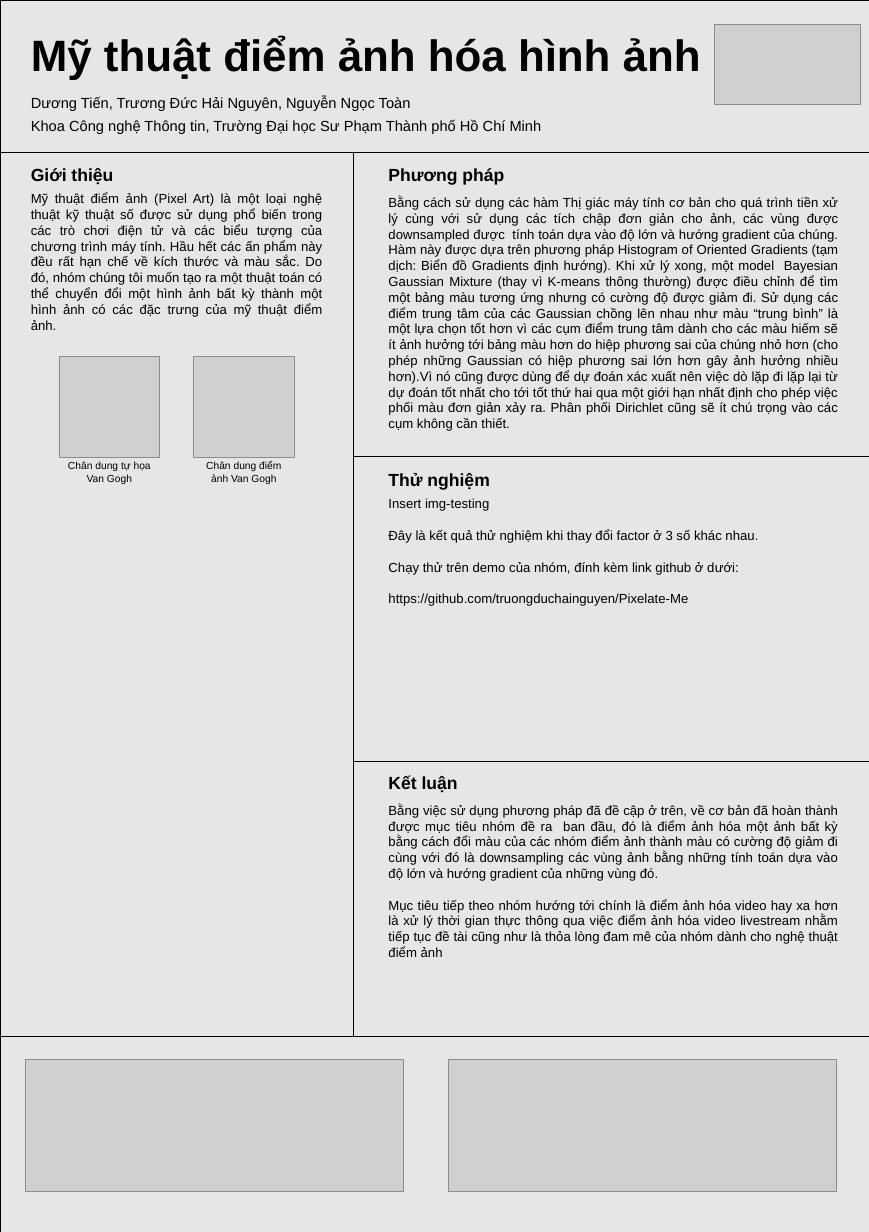
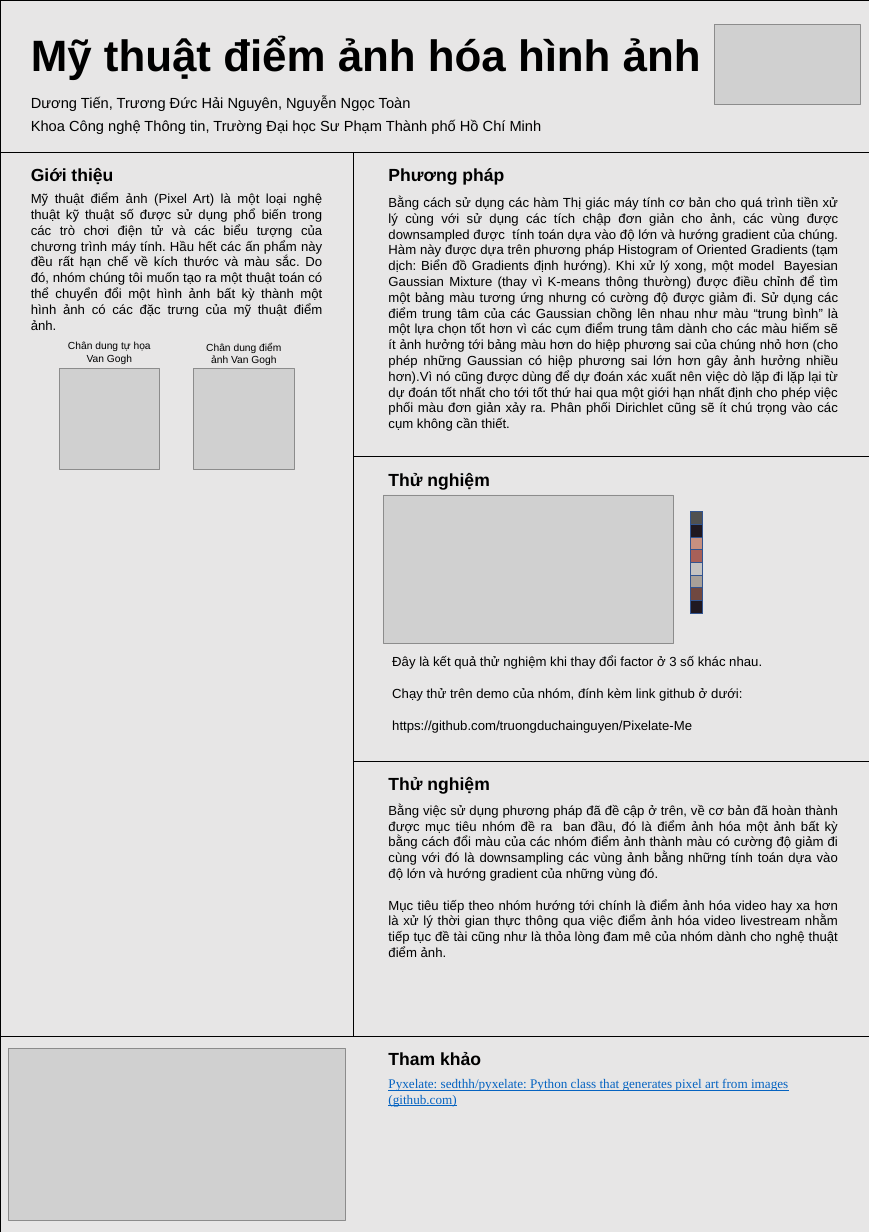
Before and after one commit to truongduchainguyen/Pixelate-Me, a slide deck: slide 1 of papers/Poster.pptx. Drawn at 869x1232 pixels with LibreOffice and Linux fonts; fonts in the diff are those of the drawing; grey boxes stand for pictures. Boxes give left, top, right and bottom in pixels: in the first picture for what was removed or moved away, otherwise in the second. Text is boxed around its words. In the diff, an @@ line names an element or a change of style, - is before the commit and + after.

Commit message:
update poster

```diff
--- a/papers/Poster.pptx
+++ b/papers/Poster.pptx
@@ text "Chân dung tự họa" moved from (x1=68, y1=462, x2=151, y2=484) to (x1=68, y1=341, x2=151, y2=364) @@
@@ text "Chân dung điểm ảnh Van ..." moved from (x1=206, y1=462, x2=281, y2=484) to (x1=206, y1=343, x2=281, y2=365) @@
@@ picture moved from (x1=59, y1=357, x2=160, y2=457) to (x1=59, y1=369, x2=160, y2=469) @@
@@ picture moved from (x1=194, y1=357, x2=294, y2=457) to (x1=194, y1=369, x2=294, y2=469) @@
@@ text "Thử nghiệm" at (x1=388, y1=473, x2=489, y2=490): vertical alignment top to bottom @@
@@ picture added at (x1=383, y1=495, x2=673, y2=644) @@
@@ text at (x1=388, y1=498, x2=489, y2=511): paragraph removed @@
-Insert img-testing
@@ rectangle added at (x1=690, y1=512, x2=703, y2=525), fill #505050, outline #325491 1 pt @@
@@ rectangle added at (x1=690, y1=525, x2=703, y2=537), fill #201820, outline #325491 1 pt @@
@@ rectangle added at (x1=690, y1=537, x2=703, y2=550), fill #C89080, outline #325491 1 pt @@
@@ rectangle added at (x1=690, y1=550, x2=703, y2=562), fill #A86058, outline #325491 1 pt @@
@@ rectangle added at (x1=690, y1=562, x2=703, y2=575), fill #C5C3C1, outline #325491 1 pt @@
@@ rectangle added at (x1=690, y1=575, x2=703, y2=588), fill #A8A098, outline #325491 1 pt @@
@@ rectangle added at (x1=690, y1=588, x2=703, y2=600), fill #704840, outline #325491 1 pt @@
@@ rectangle added at (x1=690, y1=601, x2=703, y2=614), fill #201820, outline #325491 1 pt @@
@@ text "Đây là kết quả thử ..." moved from (x1=388, y1=498, x2=758, y2=606) to (x1=392, y1=656, x2=762, y2=733) @@
@@ text removed at (x1=388, y1=776, x2=458, y2=792) @@
-Kết luận
@@ text added at (x1=388, y1=777, x2=489, y2=794), 24 pt, text #000000, bold @@
+Thử nghiệm
@@ text at (x1=388, y1=899, x2=838, y2=957): text changed @@
-Mục tiêu tiếp theo nhóm hướng tới chính là điểm ảnh hóa video hay xa hơn là xử lý thời gian thực thông qua việc điểm ảnh hóa video livestream nhằm tiếp tục đề tài cũng như là thỏa lòng đam mê của nhóm dành cho nghệ thuật điểm ảnh
+Mục tiêu tiếp theo nhóm hướng tới chính là điểm ảnh hóa video hay xa hơn là xử lý thời gian thực thông qua việc điểm ảnh hóa video livestream nhằm tiếp tục đề tài cũng như là thỏa lòng đam mê của nhóm dành cho nghệ thuật điểm ảnh.
@@ picture resized from (x1=26, y1=1060, x2=404, y2=1192) to (x1=8, y1=1049, x2=345, y2=1221) @@
@@ text added at (x1=388, y1=1052, x2=481, y2=1065), 24 pt, text #000000, bold @@
+Tham khảo
@@ text added at (x1=388, y1=1078, x2=788, y2=1107), 18 pt, text #0563C1, underline @@
+Pyxelate: sedthh/pyxelate: Python class that generates pixel art from images (github.com)
@@ picture removed at (x1=448, y1=1060, x2=836, y2=1192) @@
```
